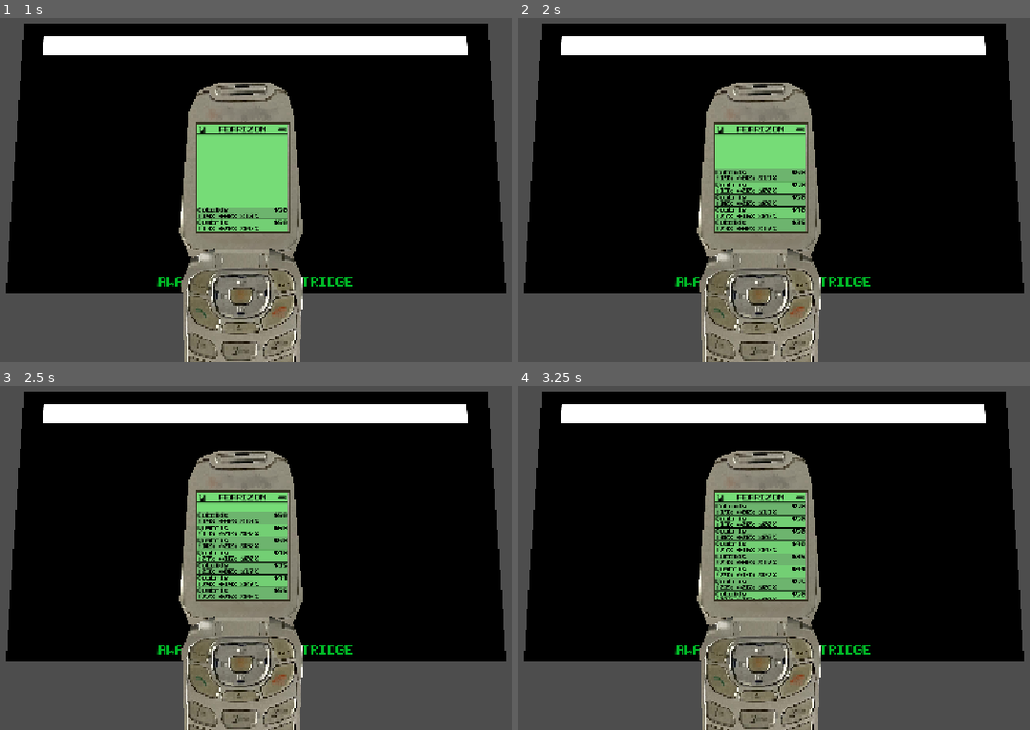
Above: before the commit, frames 1-4 (two rows, left to right).
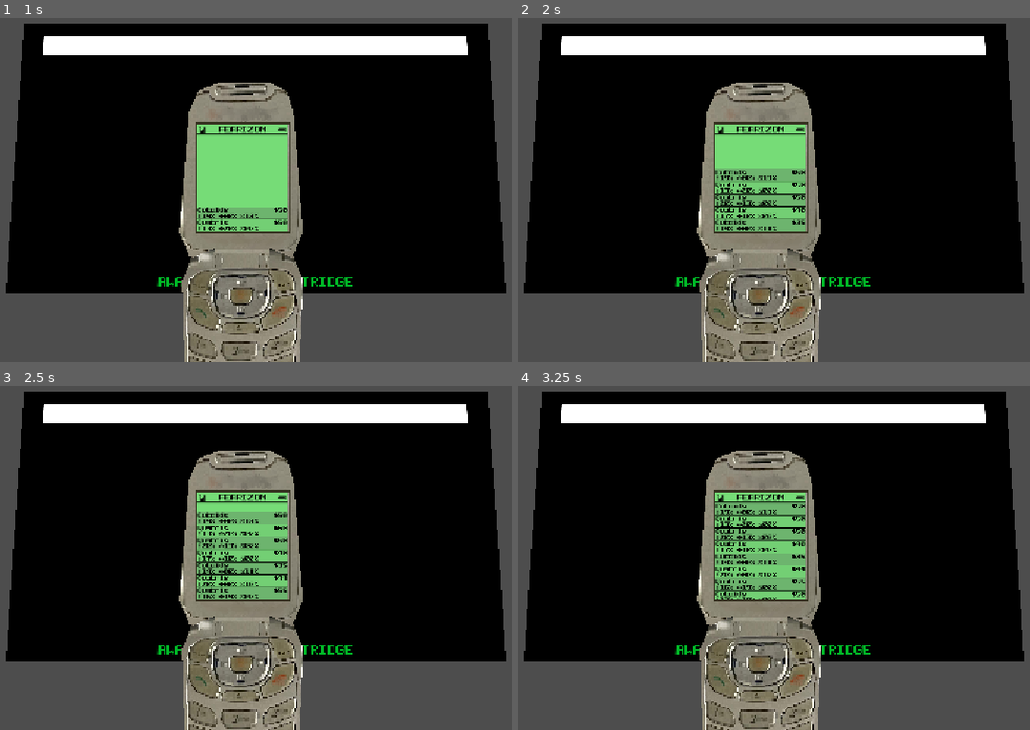
Above: after the commit, the same moments.

Repository: MorseAmalgam/MolegatoSpookyJam2026
Game: Godot game, scene res://GAME.tscn
Two runs of this game, one before a commit and one after it. Both use one fixed random seed, a clock stepped at 60 frames per second and the inputs below.
Inputs:
- Up to frame 1 (1 s): tap Enter (ui_accept) at 0.5 s; hold Right (ui_right) from 0.53 s (still down); hold Enter (ui_accept) from 0.53 s (still down)
- Up to frame 2 (2 s): release Right (ui_right) at 1.28 s; release Enter (ui_accept) at 1.28 s; hold Down (ui_down) from 1.28 s (still down); tap Enter (ui_accept) at 1.35, 1.52, 1.82 s
- Up to frame 3 (2.5 s): release Down (ui_down) at 2.03 s; hold Right (ui_right) from 2.03 s (still down); hold Enter (ui_accept) from 2.03 s (still down)
- Up to frame 4 (3.25 s): release Right (ui_right) at 2.78 s; release Enter (ui_accept) at 2.78 s; hold Up (ui_up) from 2.78 s (still down); tap Enter (ui_accept) at 2.85, 3.02 s

Frame 1 is identical in both runs. In frame 2, less than 0.1% of the frame differs, in the area x 39-50%, y 53-62%; in frame 3, 0.1%, in the area x 39-50%, y 45-62%; in frame 4, less than 0.1%.

Commit message:
Fix for objects not being refreshed when duplicated

Diff:
--- a/autoloads/order_manager.gd
+++ b/autoloads/order_manager.gd
@@ -6,10 +6,10 @@
 	var pay:int
 
 
-var code_types:Array[String] = [
-			"JumpscareCode",
-			"SelfAwareCode",
-			"WeirdAssetCode",
+@onready var code_types:Array[CodeType] = [
+			load("res://resources/code_type/JumpscareCode.tres"),
+			load("res://resources/code_type/SelfAwareCode.tres"),
+			load("res://resources/code_type/WeirdAssetCode.tres")
 		]
 
 var game_list:Array
@@ -34,7 +34,7 @@
 	var new_order = Order.new()
 
 	# Create game data for the the order
-	var order_game_data = game_list.pick_random().duplicate()
+	var order_game_data = game_list.pick_random().duplicate(true)
 
 	# Create the desired corruptions for the order
 	code_types.shuffle()
@@ -42,10 +42,10 @@
 	var var_data_amount = order_game_data.code["Normal"].amount
 	var amounts:Array[float] = [0.15, 0.20, 0.25, 0.30]
 	amounts.shuffle()
-	var corruption1 = load("res://resources/code_type/%s.tres" % code_types[0]) as CodeType
+	var corruption1 = code_types[0].duplicate(true)
 	corruption1.amount = amounts[0] * var_data_amount
 	order_game_data.add_code(corruption1)
-	var corruption2 = load("res://resources/code_type/%s.tres" % code_types[1]) as CodeType
+	var corruption2 = code_types[1].duplicate(true)
 	corruption2.amount = amounts[1] * var_data_amount
 	order_game_data.add_code(corruption2)
 
--- a/resources/game_data.gd
+++ b/resources/game_data.gd
@@ -16,6 +16,7 @@
 		printt("Current amount: %skb" % code[new_code.name].amount)
 		code[new_code.name].amount = code[new_code.name].amount + new_code.amount
 	else:
+		printt("Code type doesn't current exist, adding new type to dictionary")
 		code[new_code.name] = new_code
 
 	printt("%dkb of %s" % [code[new_code.name].amount, code[new_code.name].name])
